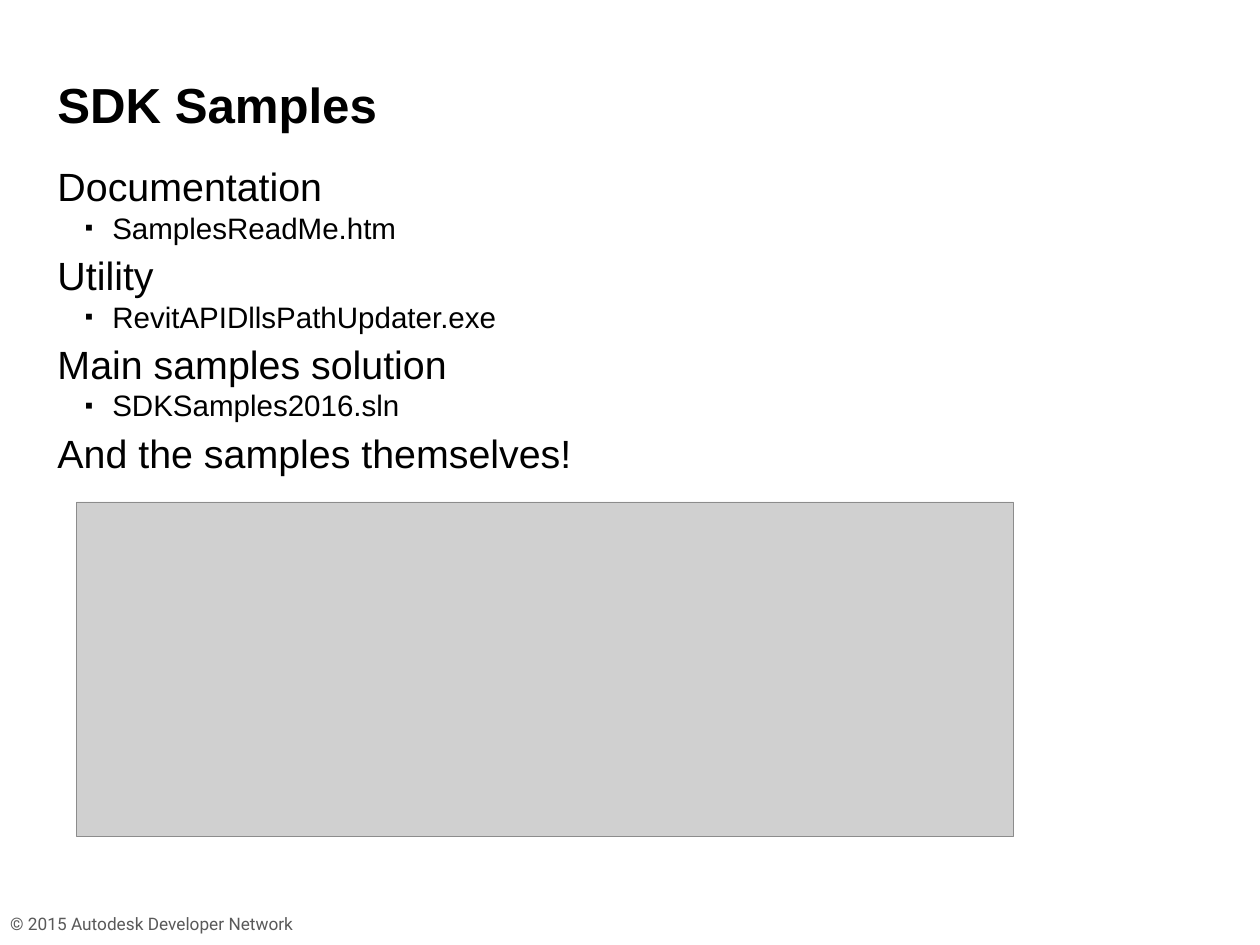
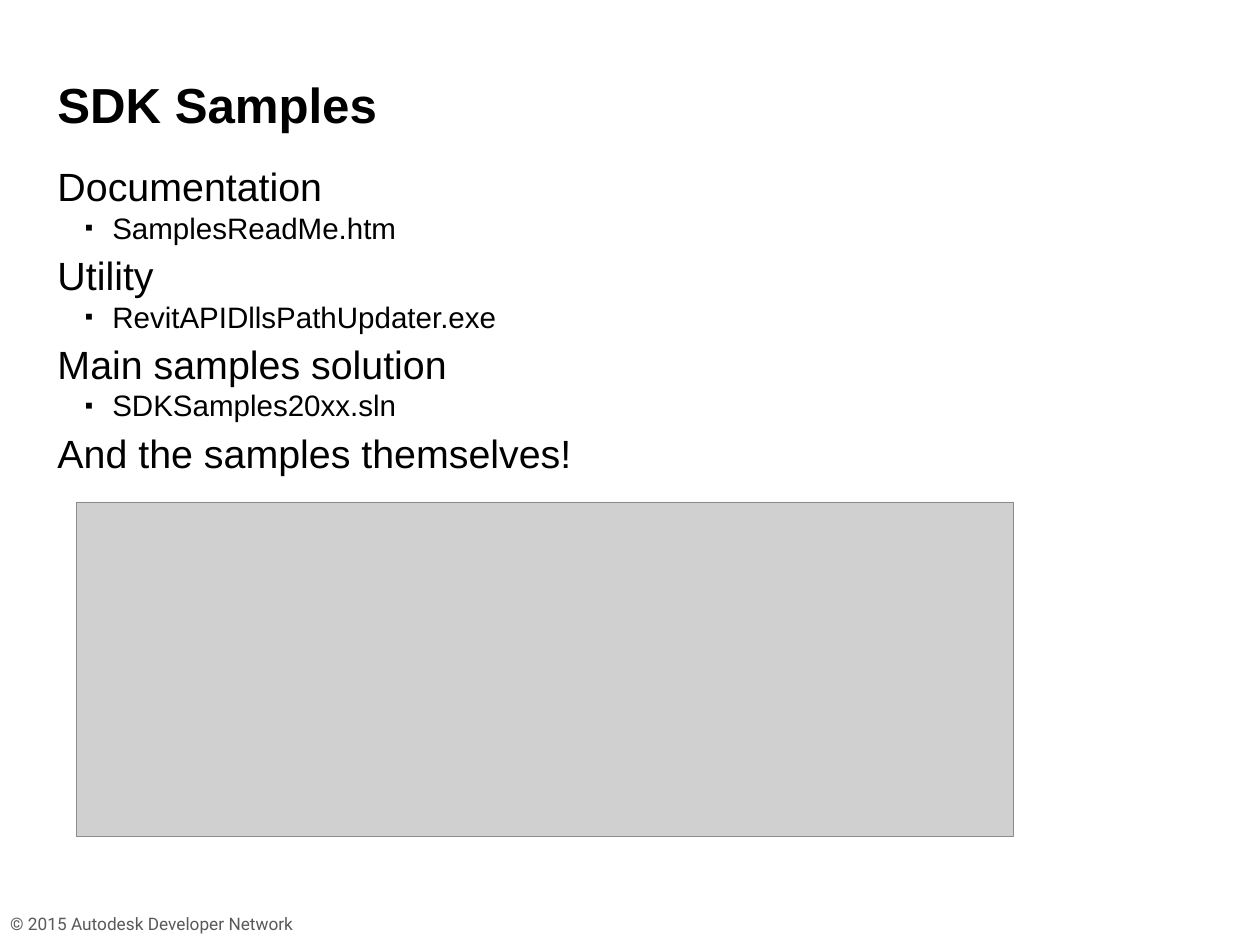
Before and after one commit to ADN-DevTech/RevitTrainingMaterial, a slide deck: slide 7 of Presentation/1_Revit_API_Intro.pptx (slide 8 before the commit). Drawn at 1260x945 pixels with LibreOffice and Linux fonts; fonts in the diff are those of the drawing; grey boxes stand for pictures; background and template pictures are left out. Boxes give left, top, right and bottom in pixels: in the first picture for what was removed or moved away, otherwise in the second. Text is boxed around its words. In the diff, an @@ line names an element or a change of style, - is before the commit and + after.

```diff
--- a/Presentation/1_Revit_API_Intro.pptx
+++ b/Presentation/1_Revit_API_Intro.pptx
@@ text at (x1=112, y1=394, x2=396, y2=422): text changed @@
-  ▪ SDKSamples2016.sln
+  ▪ SDKSamples20xx.sln
```
Also in this commit, not shown: 4 other slides changed, 1 slide removed, 4 other files.
